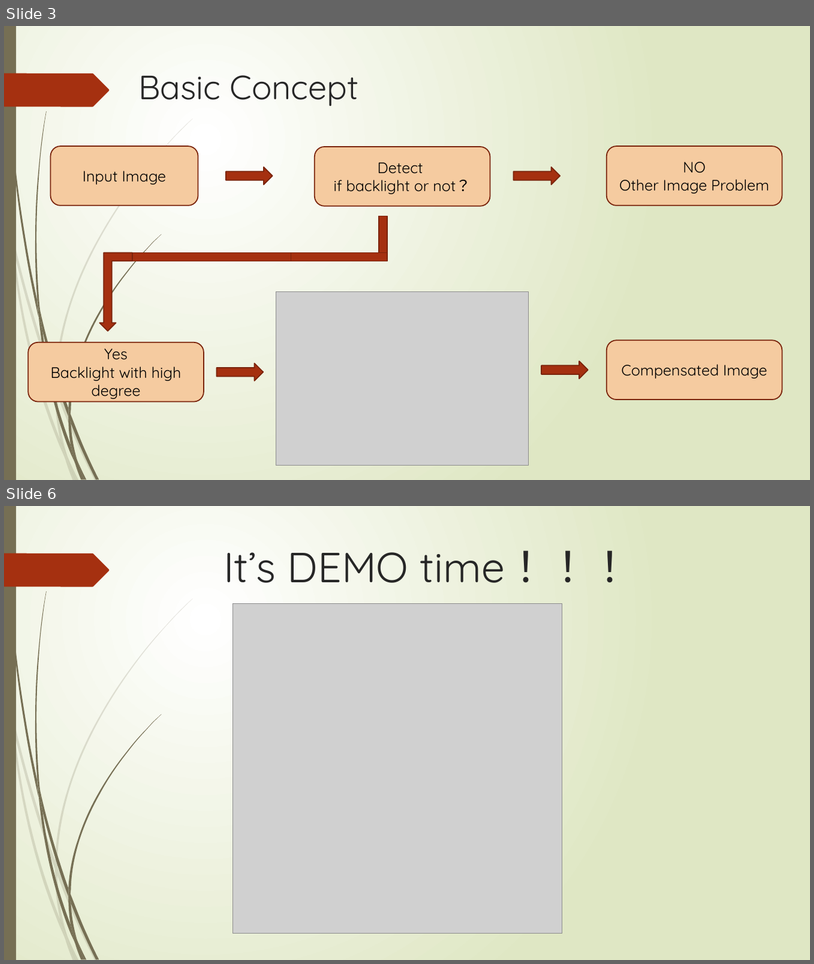
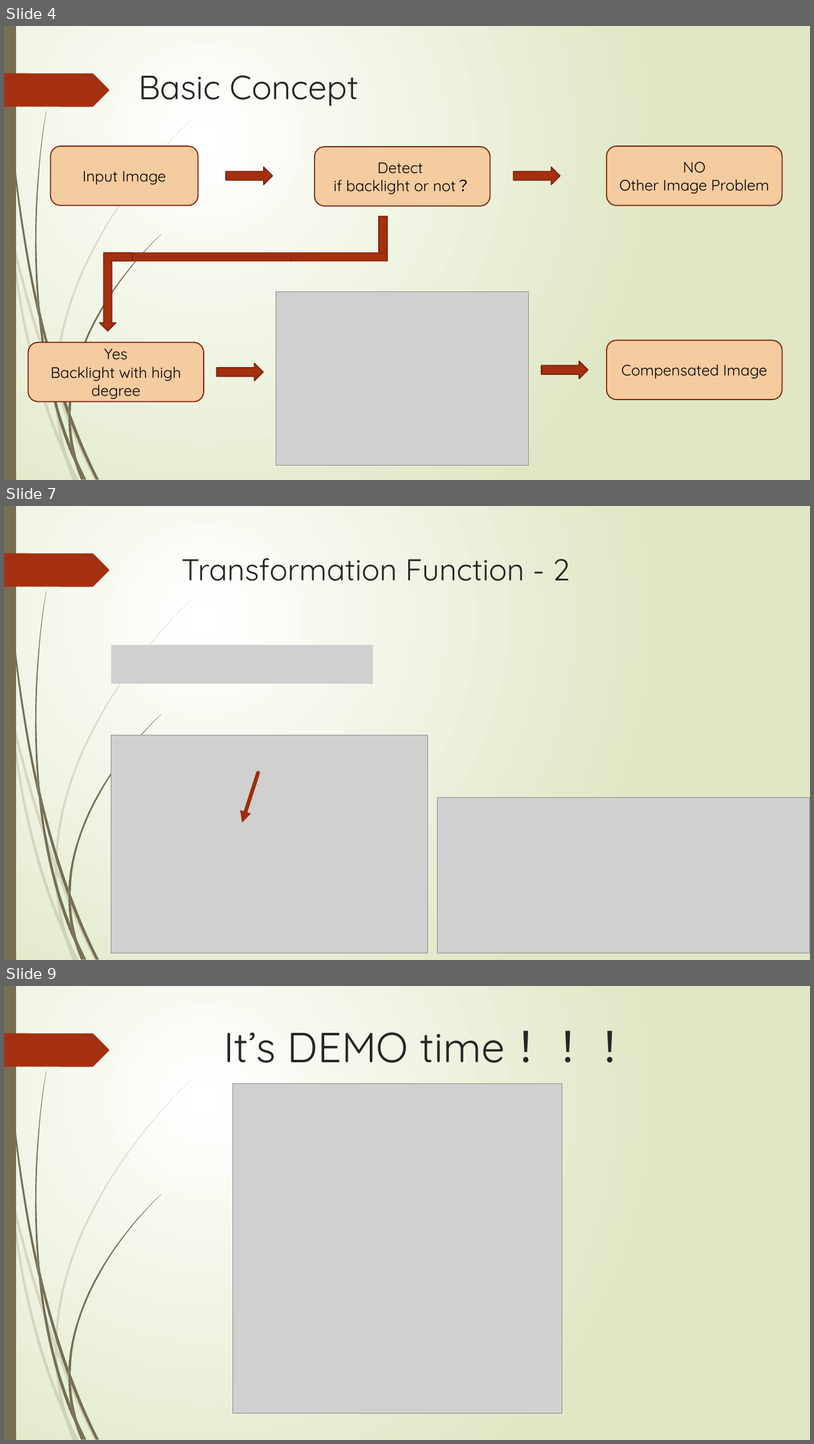
Before and after one commit to tedio85/Image-Processing-Final, a slide deck: DIP – Final Project.pptx. Shown one above the other, each under a label of ours: slides 3 and 6 before the commit, slides 4, 7 and 9 after it; the slides between them are not shown. The pictures are 814x964 and 814x1444 pixels, drawn with LibreOffice and Linux fonts; fonts in the diff are those of the drawing; grey boxes stand for pictures. Boxes give left, top, right and bottom in pixels: in the first picture for what was removed or moved away, otherwise in the second. Text is boxed around its words. In the diff, an @@ line names an element or a change of style, - is before the commit and + after.

```diff
--- a/DIP – Final Project.pptx
+++ b/DIP – Final Project.pptx
@@ slide 7 added at [4,506,810,960], background gradient #FFFFFF to #DFE8C4; not listed: 24 template elements that a slide beside it also shows @@
@@ title added at [182,558,570,581], 36 pt, text #262626 @@
+Transformation Function - 2
@@ picture added at [111,645,373,684] @@
@@ picture added at [111,735,428,953] @@
@@ arrow added from (258, 773) to (242, 822), #9E2E0F 4.5 pt @@
@@ picture added at [438,798,810,953] @@
@@ what was slide 3 is now slide 4 @@
@@ what was slide 6 is now slide 9 @@
```
Also in this commit, not shown: 1 slide changed, 3 other slides added, 1 slide removed, 2 other files.
